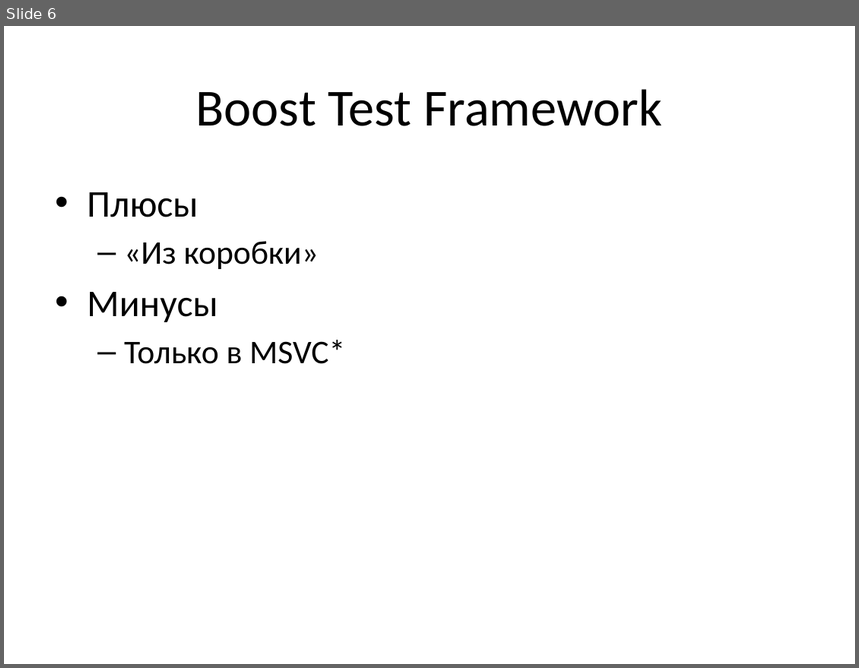
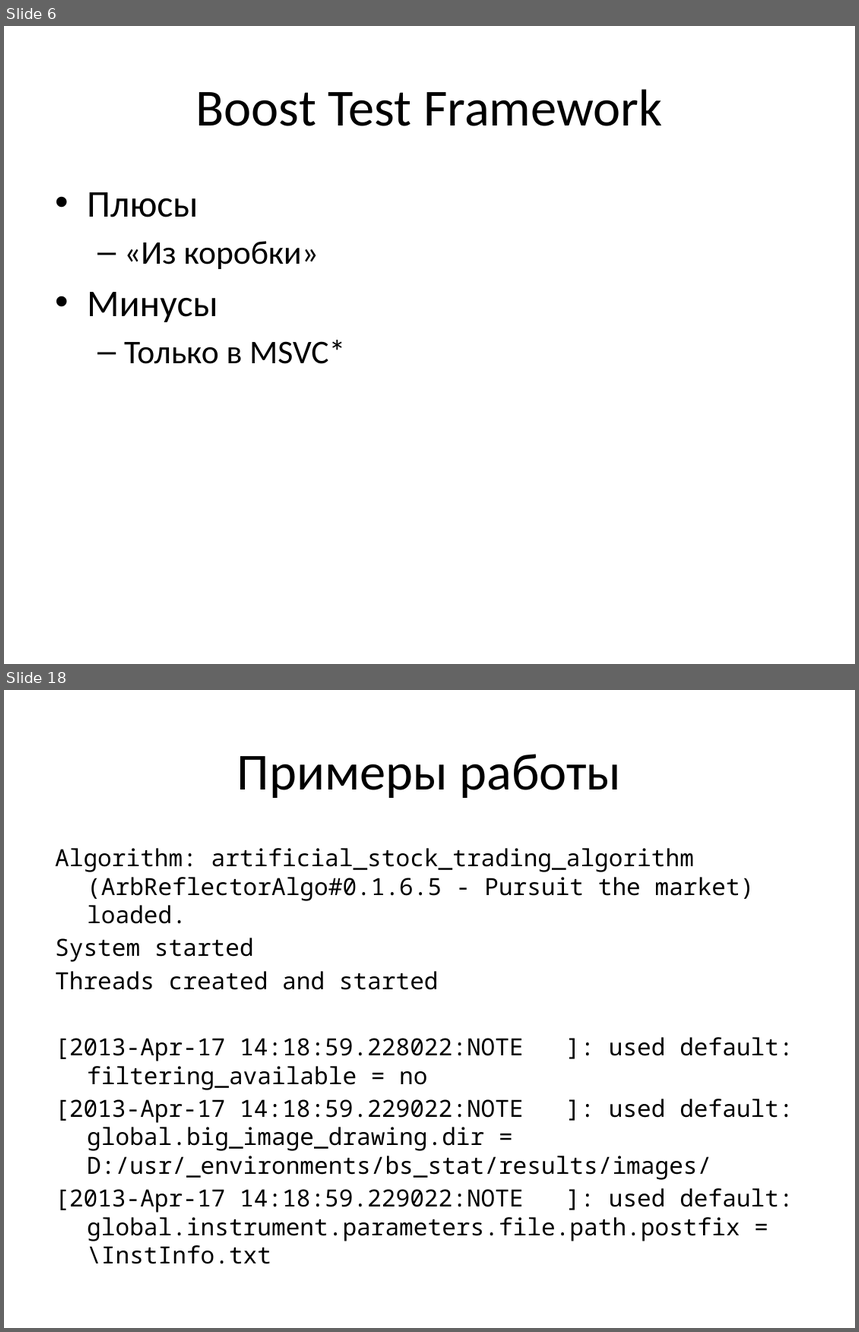
Before and after one commit to russov/cpp_craft_1013, a slide deck: lections/cpp_craft_lec_7_pre.pptx. Shown one above the other, each under a label of ours: slide 6 before the commit, slides 6 and 18 after it; the slides between them are not shown. The pictures are 859x668 and 859x1332 pixels, drawn with LibreOffice and Linux fonts; fonts in the diff are those of the drawing. Boxes give left, top, right and bottom in pixels: in the first picture for what was removed or moved away, otherwise in the second. Text is boxed around its words. In the diff, an @@ line names an element or a change of style, - is before the commit and + after.

```diff
--- a/lections/cpp_craft_lec_7_pre.pptx
+++ b/lections/cpp_craft_lec_7_pre.pptx
@@ slide 18 added at [4,690,855,1328], background #FFFFFF @@
@@ title added at [237,754,622,798], 44 pt, text #000000 @@
+Примеры работы
@@ text added at [55,848,793,1265], 20 pt, text #000000 @@
+Algorithm: artificial_stock_trading_algorithm (ArbReflectorAlgo#0.1.6.5 - Pursuit the market) loaded.
+System started
+Threads created and started
+[2013-Apr-17 14:18:59.228022:NOTE ]: used default: filtering_available = no
+[2013-Apr-17 14:18:59.229022:NOTE ]: used default: global.big_image_drawing.dir = D:/usr/_environments/bs_stat/results/images/
+[2013-Apr-17 14:18:59.229022:NOTE ]: used default: global.instrument.parameters.file.path.postfix = \InstInfo.txt
```
Also in this commit, not shown: 2 slides changed, 23 other slides added, 11 other files.
